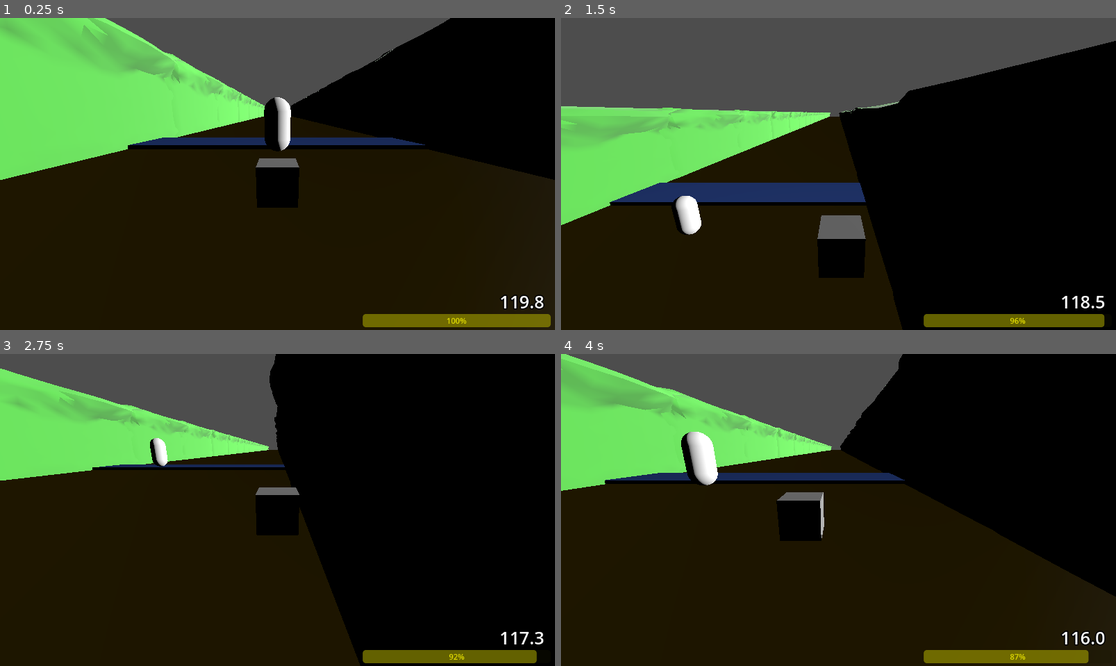
Above: before the commit, frames 1-4 (two rows, left to right).
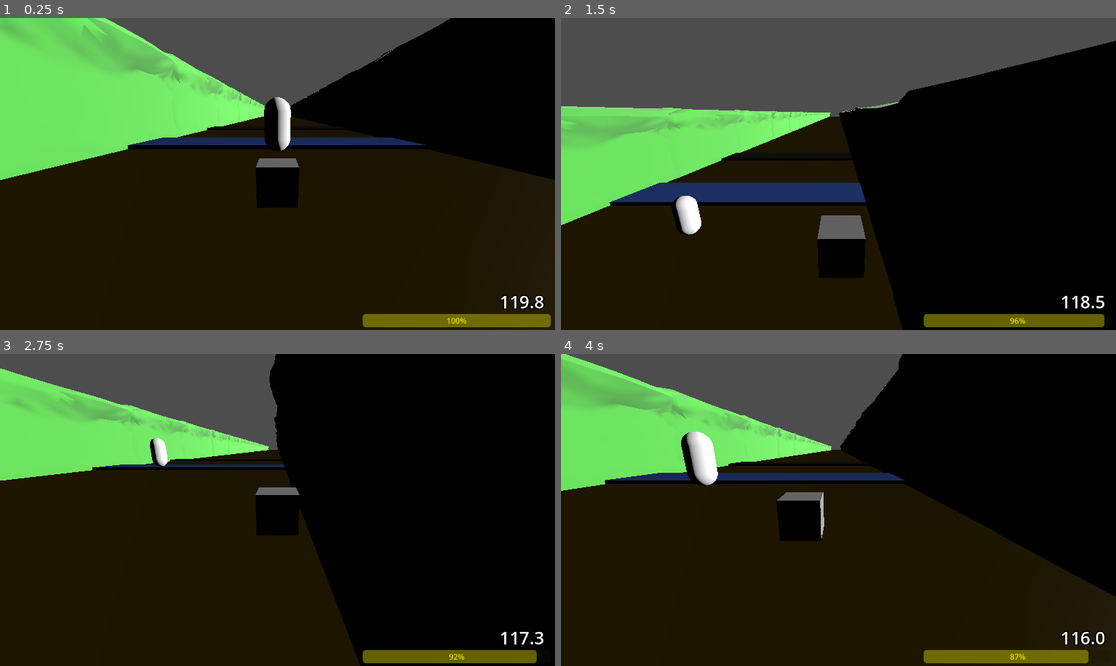
Above: after the commit, the same moments.

Repository: notadoctortired/SleepyFrog
Game: Godot game, scene res://scenes/main_scene.tscn
Same seed, same stepped clock (60 frames per second), same inputs: the game is played once before the commit and once after it.
Inputs (mouse positions are in pixels of both pictures, inside the frame that each line leads up to):
- Up to frame 1 (0.25 s): no input
- Up to frame 2 (1.5 s): tap Enter (ui_accept) at 0.5 s; move the mouse to (960, 158) at 0.52 s; hold Right (move_right) 0.53-1.28 s; hold F 0.53-1.28 s; click (960, 158) at 0.67 s; tap Space (jump) at 0.77 s; move the mouse to (727, 189) at 1.27 s; hold Down (move_backward) from 1.28 s (still down); tap Q at 1.35 s
- Up to frame 3 (2.75 s): tap Space (jump) at 1.52 s; move the mouse to (333, 441) at 2.02 s; release Down (move_backward) at 2.03 s; hold Right (move_right) from 2.03 s (still down); hold F from 2.03 s (still down)
- Up to frame 4 (4 s): move the mouse to (810, 572) at 2.77 s; release Right (move_right) at 2.78 s; release F at 2.78 s; hold Up (move_forward) 2.78-3.53 s; tap Q at 2.85 s; click (810, 572) at 2.92 s; tap Space (jump) at 3.02, 3.77 s; move the mouse to (1005, 556) at 3.52 s; hold Left (move_left) from 3.53 s (still down); hold F from 3.53 s (still down)

The runs differ from the first frame. In frame 1, 0.1% of the frame differs, in the area x 37-63%, y 34-36%; in frame 2, 0.2%; in frame 3, 0.1%; in frame 4, 0.2%, in the area x 30-56%, y 34-36%.

Commit message:
continued work on obstacles

Diff:
--- a/materials/Water_Material.tres
+++ b/materials/Road_Mat.tres
@@ -1,10 +1,8 @@
 [gd_resource type="StandardMaterial3D" format=3 uid="uid://bdge1tdb058gl"]
 
 [resource]
-albedo_color = Color(0.354339, 0.525884, 1, 1)
-metallic = 0.56
+albedo_color = Color(0.099986, 0.099986, 0.099986, 1)
 metallic_specular = 0.0
-roughness = 0.0
 normal_enabled = true
 uv2_triplanar = true
 proximity_fade_distance = 2.0
--- /dev/null
+++ b/materials/Water_Mat.tres
@@ -0,0 +1,12 @@
+[gd_resource type="StandardMaterial3D" format=3 uid="uid://gow1ki2m21ci"]
+
+[resource]
+albedo_color = Color(0.354339, 0.525884, 1, 1)
+metallic = 0.56
+metallic_specular = 0.0
+roughness = 0.0
+normal_enabled = true
+uv2_triplanar = true
+proximity_fade_distance = 2.0
+distance_fade_min_distance = 117.7
+distance_fade_max_distance = 0.0
--- a/scenes/main_scene.tscn
+++ b/scenes/main_scene.tscn
@@ -10,10 +10,11 @@
 [ext_resource type="Script" uid="uid://cyhxga13dtwq3" path="res://scripts/Kill Scripts/kill_plain.gd" id="8_18nlu"]
 [ext_resource type="ArrayMesh" uid="uid://dvrrewessyskc" path="res://models/side_cliff_blocker.obj" id="9_c1pb6"]
 [ext_resource type="Script" uid="uid://c5mykx208e3sp" path="res://scripts/barrier_detection.gd" id="10_6wevv"]
-[ext_resource type="Material" uid="uid://bngkyycmntx7a" path="res://materials/Cliff_Material.tres" id="10_e1cbu"]
-[ext_resource type="Material" uid="uid://b4i68vj02jjg4" path="res://materials/Floor_Material.tres" id="10_mngbo"]
-[ext_resource type="Material" uid="uid://bdge1tdb058gl" path="res://materials/Water_Material.tres" id="13_4w45t"]
+[ext_resource type="Material" uid="uid://bngkyycmntx7a" path="res://materials/Cliff_Mat.tres" id="10_e1cbu"]
+[ext_resource type="Material" uid="uid://b4i68vj02jjg4" path="res://materials/Floor_Mat.tres" id="10_mngbo"]
+[ext_resource type="Material" uid="uid://bdge1tdb058gl" path="res://materials/Road_Mat.tres" id="13_4w45t"]
 [ext_resource type="Script" uid="uid://nrnm1vr2sbfk" path="res://scripts/Kill Scripts/kill_script.gd" id="13_r6p65"]
+[ext_resource type="Material" uid="uid://gow1ki2m21ci" path="res://materials/Water_Mat.tres" id="14_r6p65"]
 
 [sub_resource type="BoxShape3D" id="BoxShape3D_pu3yx"]
 
@@ -978,8 +979,25 @@
 shape = SubResource("BoxShape3D_r6p65")
 
 [node name="MeshInstance3D" type="MeshInstance3D" parent="Obstacles/River"]
+material_override = ExtResource("14_r6p65")
+mesh = SubResource("BoxMesh_si52b")
+
+[node name="CollisionShape3D" type="CollisionShape3D" parent="Obstacles/River"]
+shape = SubResource("BoxShape3D_01n6w")
+
+[node name="Road" type="StaticBody3D" parent="Obstacles"]
+transform = Transform3D(21.36, 0, 0, 0, 1, 0, 0, 0, 4.4, 0, 0, -25)
+
+[node name="Area3D" type="Area3D" parent="Obstacles/Road"]
+transform = Transform3D(1.01, 0, 0, 0, 1.01, 0, 0, 0, 1.01, 0, 0, 0)
+script = ExtResource("13_r6p65")
+
+[node name="CollisionShape3D" type="CollisionShape3D" parent="Obstacles/Road/Area3D"]
+shape = SubResource("BoxShape3D_r6p65")
+
+[node name="MeshInstance3D" type="MeshInstance3D" parent="Obstacles/Road"]
 material_override = ExtResource("13_4w45t")
 mesh = SubResource("BoxMesh_si52b")
 
-[node name="CollisionShape3D" type="CollisionShape3D" parent="Obstacles/River"]
+[node name="CollisionShape3D" type="CollisionShape3D" parent="Obstacles/Road"]
 shape = SubResource("BoxShape3D_01n6w")
Renamed: materials/Cliff_Material.tres -> materials/Cliff_Mat.tres
Renamed: materials/Floor_Material.tres -> materials/Floor_Mat.tres
Not shown: 1 places in scenes/main_scene.tscn that only renumber resources
